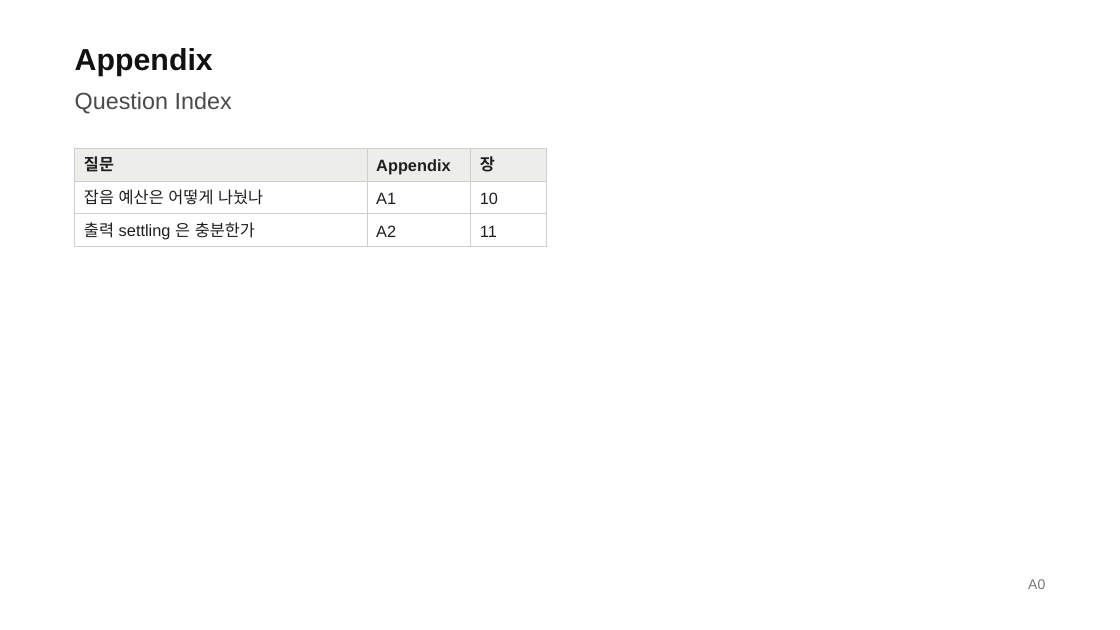
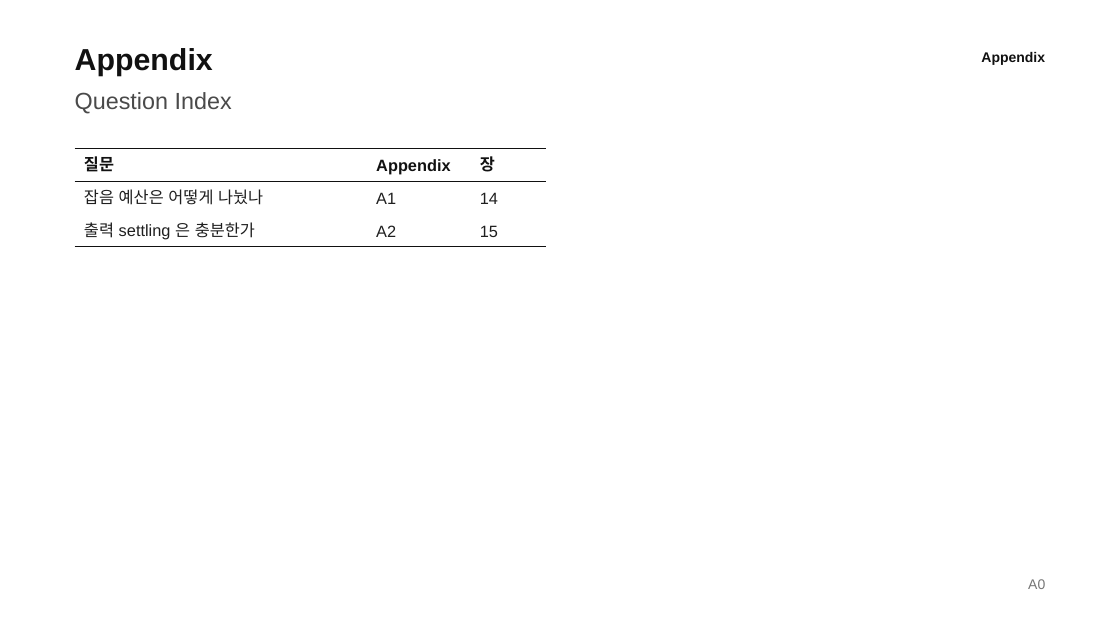
Before and after one commit to Coxwoo/simple-pt-jsw, a slide deck: slide 13 of example/demo_amp.pptx (slide 9 before the commit). Drawn at 1120x630 pixels with LibreOffice and Linux fonts; fonts in the diff are those of the drawing. Boxes give left, top, right and bottom in pixels: in the first picture for what was removed or moved away, otherwise in the second. Text is boxed around its words. In the diff, an @@ line names an element or a change of style, - is before the commit and + after.

```diff
--- a/example/demo_amp.pptx
+++ b/example/demo_amp.pptx
@@ text added at [981,52,1045,65], 12 pt, text #111111, bold @@
+Appendix
@@ table at [75,148,546,247] @@
-row 2, column 3: 10
+row 2, column 3: 14
-row 3, column 3: 11
+row 3, column 3: 15
@@ fill #EDEEE9 to none in row 1 @@
@@ fill #FFFFFF to none in 6 cells @@
@@ text colour #1F1F1F to #111111 in "질문", "Appendix", "장" @@
@@ borders changed @@
```
Also in this commit, not shown: 9 other slides changed, 4 slides added, 32 other files.
